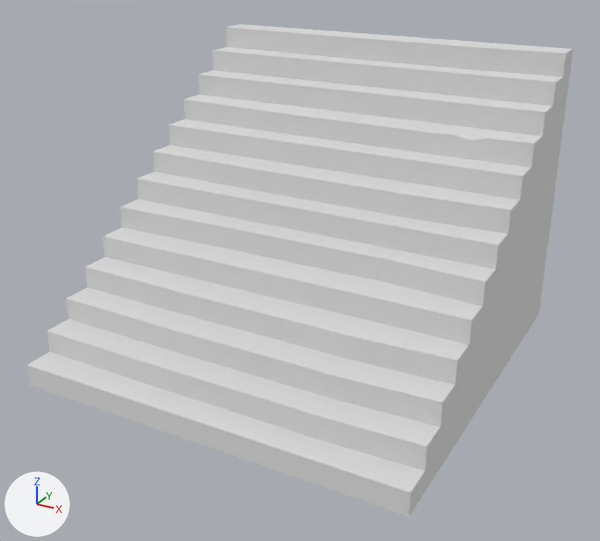
The glTF model models/ultimate-pack/low-poly-10/m/fantasy-dungeon-stairs-stone-carpet.glb, before and after one commit.
Both versions are drawn from a camera (50 mm lens) standing at (3.76, -6.91, 4.33) and looking at (0.08, -0.22, 0.99). Arrows for +X, +Y and +Z are at lower left; the lights stay in place. The picture after the commit comes second. Where no turn or scale is listed for an object, it has been applied to the vertices.

The older version as bpy lines, for what is in view:
```python
mat_13_brown_light = principled_material('13 BROWN-LIGHT')
mat_13_brown_light.base_color = (0.8, 0.8, 0.8)  # white #e7e7e7
mat_13_brown_light.metallic = 0.4
mat_13_brown_light.roughness = 1.0
mat_20_grey = principled_material('20 GREY')
mat_20_grey.base_color = (0.8, 0.8, 0.8)  # white #e7e7e7
mat_20_grey.metallic = 0.4
mat_20_grey.roughness = 1.0
mat_21_grey_light = principled_material('21 GREY LIGHT')
mat_21_grey_light.base_color = (0.8, 0.8, 0.8)  # white #e7e7e7
mat_21_grey_light.metallic = 0.4
mat_21_grey_light.roughness = 1.0
mat_26_red_dark = principled_material('26 RED-DARK')
mat_26_red_dark.base_color = (0.8, 0.8, 0.8)  # white #e7e7e7
mat_26_red_dark.metallic = 0.4
mat_26_red_dark.roughness = 1.0
me_dungeon_stairs_stone_carpet = bpy.data.meshes.new('dungeon-stairs-stone-carpet')
me_dungeon_stairs_stone_carpet.from_pydata(...)  # 169 vertices, 334 faces; spans x -2.0..2.0, y -2.0..2.0, z 0.0..3.0
# faces by material slot: [113, 59, 6, 104, 52]
me_dungeon_stairs_stone_carpet.materials.append(mat_20_grey)  # white #e7e7e7
me_dungeon_stairs_stone_carpet.materials.append(mat_21_grey_light)  # white #e7e7e7
me_dungeon_stairs_stone_carpet.materials.append(mat_57_black)  # white #e7e7e7
me_dungeon_stairs_stone_carpet.materials.append(mat_13_brown_light)  # white #e7e7e7
me_dungeon_stairs_stone_carpet.materials.append(mat_26_red_dark)  # white #e7e7e7
ob_dungeon_stairs_stone_carpet = bpy.data.objects.new('dungeon-stairs-stone-carpet', me_dungeon_stairs_stone_carpet)
ob_dungeon_stairs_stone_carpet.location = (0.02, 0.0, 0.0)
```
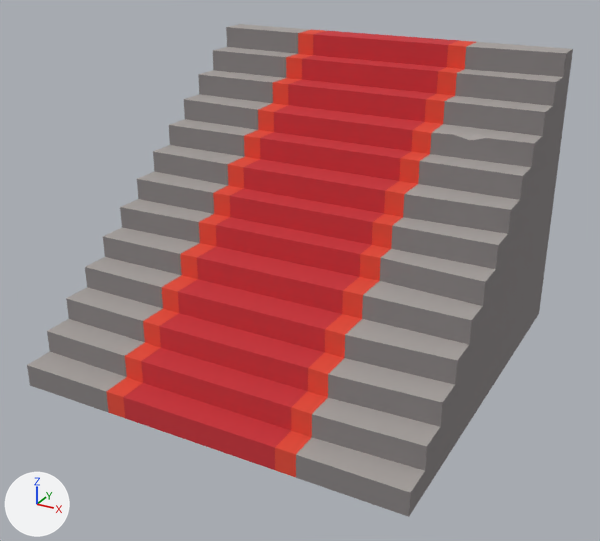
Location of each change, (x1, y1, x2, y2) in pixels of the pictures (600 x 541 px):
'dungeon-stairs-stone-carpet', recoloured, surface changed (darker)
    both: (27, 24, 573, 517)

The change, as a list of edits to the scene's bpy script:
```text
Change mat_20_grey:
    mat_20_grey.metallic: 0.4 -> 0.0
    mat_20_grey.base_color: (0.8, 0.8, 0.8) -> (0.242, 0.223, 0.223)  # white #e7e7e7 -> grey #878282
Change mat_21_grey_light:
    mat_21_grey_light.metallic: 0.4 -> 0.0
    mat_21_grey_light.base_color: (0.8, 0.8, 0.8) -> (0.386, 0.356, 0.342)  # white #e7e7e7 -> grey #a7a19e
Change mat_13_brown_light:
    mat_13_brown_light.metallic: 0.4 -> 0.0
    mat_13_brown_light.base_color: (0.8, 0.8, 0.8) -> (0.776, 0.0666, 0.0356)  # white #e7e7e7 -> red #e44935
Change mat_26_red_dark:
    mat_26_red_dark.metallic: 0.4 -> 0.0
    mat_26_red_dark.base_color: (0.8, 0.8, 0.8) -> (0.591, 0.0296, 0.0395)  # white #e7e7e7 -> red #ca3038
```
